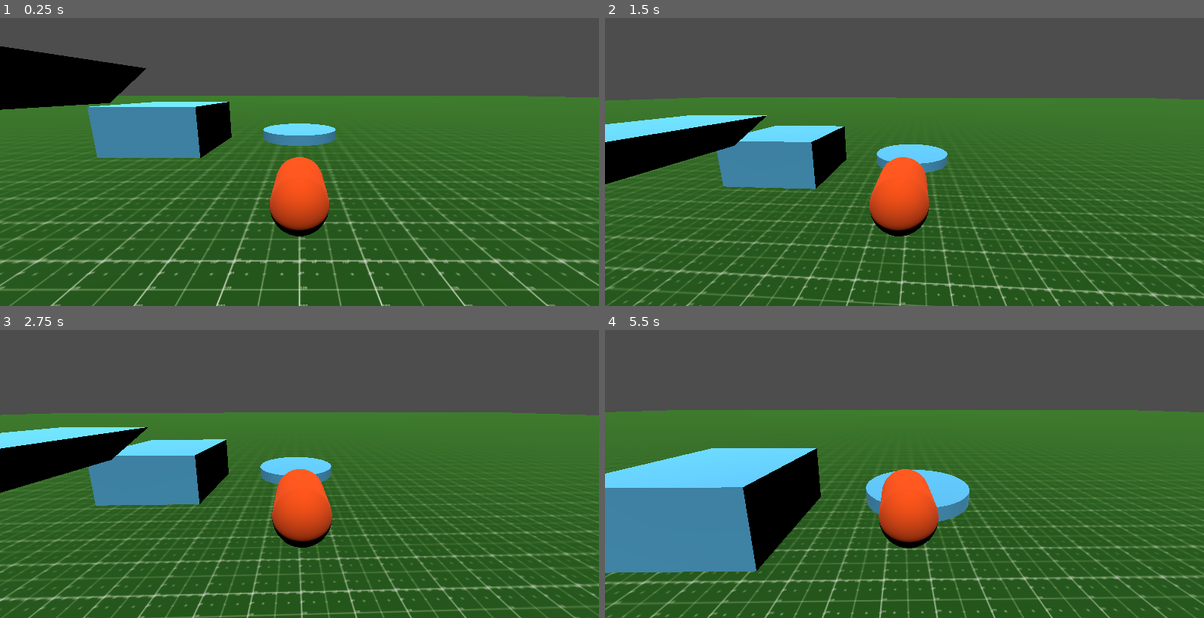
Above: before the commit, frames 1-4 (two rows, left to right).
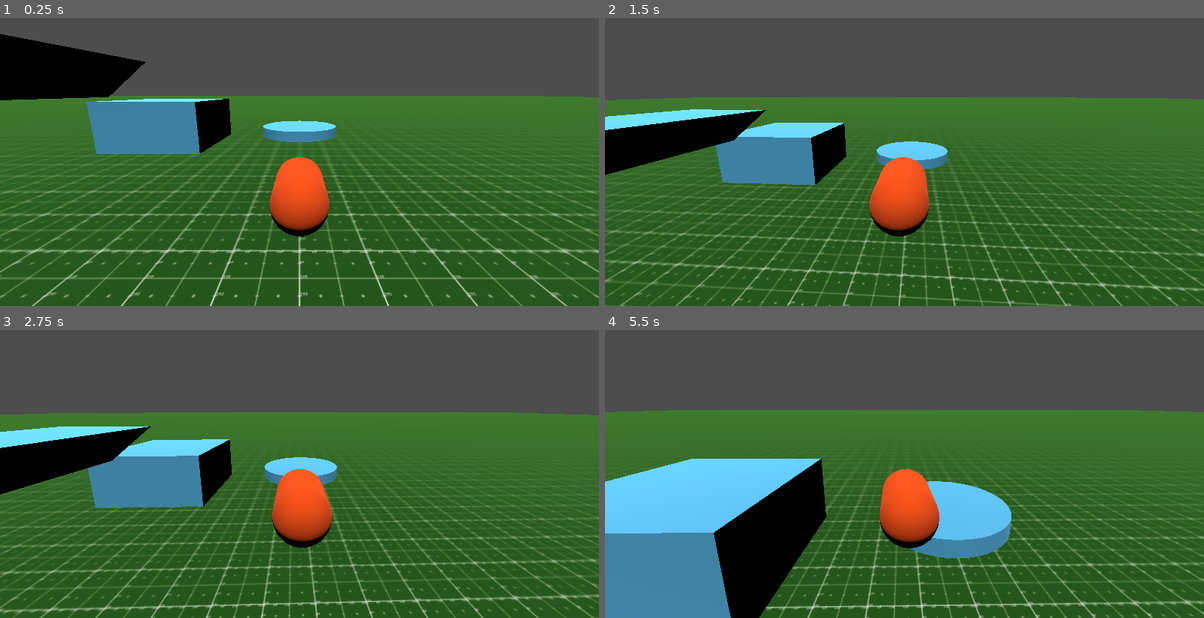
Above: after the commit, the same moments.

Repository: programerski-klub-fmf/cats-game
Game: Godot game, scene res://level/level.tscn
Two runs of this game, one before a commit and one after it. Both use one fixed random seed, a clock stepped at 60 frames per second and the inputs below.
Inputs (mouse positions are in pixels of both pictures, inside the frame that each line leads up to):
- Up to frame 1 (0.25 s): no input
- Up to frame 2 (1.5 s): tap Enter at 0.5 s; move the mouse to (934, 136) at 0.52 s; hold Space (jump) 0.53-1.28 s; hold W (forwards) from 0.53 s (still down); move the mouse to (874, 138) at 1.27 s; tap Shift (run) at 1.35 s
- Up to frame 3 (2.75 s): keep holding W (forwards); tap Space (jump) at 1.52, 1.55, 1.82 s; move the mouse to (311, 445) at 2.02 s; hold Space (jump) from 2.03 s (still down)
- Up to frame 4 (5.5 s): keep holding W (forwards); move the mouse to (898, 456) at 2.77 s; release Space (jump) at 2.78 s; tap Shift (run) at 2.85, 4.35 s; tap Space (jump) at 3.02, 3.05, 3.32, 4.52, 4.55, 4.82 s; move the mouse to (946, 453) at 3.52 s; hold Space (jump) 3.53-4.28 s; move the mouse to (856, 445) at 4.27 s; move the mouse to (910, 450) at 5.02 s; hold Space (jump) from 5.03 s (still down)

The runs differ from the first frame. In frame 1, 14% of the frame differs, in the area x 0-100%, y 5-100%; in frame 2, 13%; in frame 3, 11%; in frame 4, 22%, in the area x 0-100%, y 27-100%.

Commit message:
Mačka 🐈 zdaj pade, če stopi čez rob.

Diff:
--- a/level/level.tscn
+++ b/level/level.tscn
@@ -54,6 +54,7 @@
 script = ExtResource("1_5amrn")
 
 [node name="Player" parent="." instance=ExtResource("1_g8oc3")]
+transform = Transform3D(1, 0, 0, 0, 1, 0, 0, 0, 1, 0, -0.169997, 0)
 
 [node name="DirectionalLight3D" type="DirectionalLight3D" parent="."]
 transform = Transform3D(1, 0, 0, 0, 0.356868, 0.934155, 0, -0.934155, 0.356868, 0, 0, 0)
--- a/player/player.tscn
+++ b/player/player.tscn
@@ -1,11 +1,12 @@
-[gd_scene load_steps=10 format=3 uid="uid://43wunqncjbf3"]
+[gd_scene load_steps=11 format=3 uid="uid://43wunqncjbf3"]
 
 [ext_resource type="Script" path="res://player/player.gd" id="1_v2xxb"]
 [ext_resource type="Script" path="res://player/player_state_machine.gd" id="2_xdkyd"]
 [ext_resource type="Script" path="res://player/states/on_ground/idle.gd" id="3_ycye7"]
-[ext_resource type="Script" path="res://player/states/jump.gd" id="4_2rq8h"]
+[ext_resource type="Script" path="res://player/states/in_air/jump.gd" id="4_67ksm"]
 [ext_resource type="Script" path="res://player/states/on_ground/walk.gd" id="5_iqfve"]
 [ext_resource type="Script" path="res://player/states/on_ground/run.gd" id="6_laxlk"]
+[ext_resource type="Script" path="res://player/states/in_air/fall.gd" id="7_htx02"]
 
 [sub_resource type="StandardMaterial3D" id="StandardMaterial3D_e2a1n"]
 albedo_color = Color(0.988235, 0.313726, 0, 1)
@@ -34,13 +35,16 @@
 script = ExtResource("3_ycye7")
 
 [node name="Jump" type="Node" parent="PlayerStateMachine"]
-script = ExtResource("4_2rq8h")
+script = ExtResource("4_67ksm")
 
 [node name="Walk" type="Node" parent="PlayerStateMachine"]
 script = ExtResource("5_iqfve")
 
 [node name="Run" type="Node" parent="PlayerStateMachine"]
 script = ExtResource("6_laxlk")
+
+[node name="Fall" type="Node" parent="PlayerStateMachine"]
+script = ExtResource("7_htx02")
 
 [node name="YawPivot" type="Node3D" parent="."]
 transform = Transform3D(1, 0, 0, 0, 1, 0, 0, 0, 1, 0, 1.5, -1)
--- a/player/player_state_machine.gd
+++ b/player/player_state_machine.gd
@@ -7,6 +7,7 @@
 		"jump": $Jump,
 		"walk": $Walk,
 		"run": $Run,
+		"fall": $Fall,
 	}
 
 	super._ready()
--- /dev/null
+++ b/player/states/in_air/fall.gd
@@ -0,0 +1 @@
+extends "in_air.gd"
--- a/player/states/jump.gd
+++ b/player/states/in_air/in_air.gd
@@ -1,8 +1,5 @@
 extends PlayerState
 
-
-func enter() -> void:
-	player.velocity.y = player.jump_velocity
 
 func physics_update(_delta: float) -> void:
 	if player.move_and_slide():
--- /dev/null
+++ b/player/states/in_air/jump.gd
@@ -0,0 +1,5 @@
+extends "in_air.gd"
+
+
+func enter() -> void:
+	player.velocity.y = player.jump_velocity
--- a/player/states/on_ground/idle.gd
+++ b/player/states/on_ground/idle.gd
@@ -11,6 +11,8 @@
 	)
 	var _is_moving: bool = player.velocity.x != 0 or player.velocity.z != 0
 
+	if not player.is_on_floor():
+		emit_signal("demands_transition_to", "fall")
 	if _is_jump_input:
 		emit_signal("demands_transition_to", "jump")
 	elif _is_move_input or _is_moving:
--- a/player/states/on_ground/on_ground.gd
+++ b/player/states/on_ground/on_ground.gd
@@ -10,6 +10,9 @@
 		emit_signal("demands_transition_to", "jump")
 
 func physics_update(_delta: float) -> void:
+	if not player.is_on_floor():
+		emit_signal("demands_transition_to", "fall")
+		return
 	var input_dir = Input.get_vector("left", "right", "forwards", "backwards")
 
 	var direction = (
Not shown: 1 places in level/level.tscn that only renumber resources
